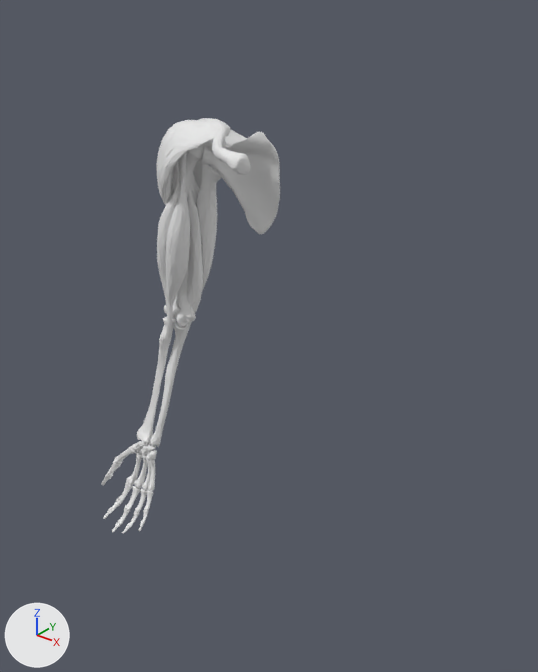
The glTF model public/anatomia/msup.glb: old version first, new version second.
Before and after are seen from a 50 mm camera at (2.11, -2.07, 1.49) aimed at (0.43, 0.03, 0.19). Lighting does not change. The marker at lower left points along +X, +Y and +Z. The older version comes first.

Objects in the first picture: 'biceps', 'clavicula', 'cubito', 'deltoides', 'escapula', 'falanges', 'humero', 'metacarpos', 'radio', 'triceps' and 4 more.
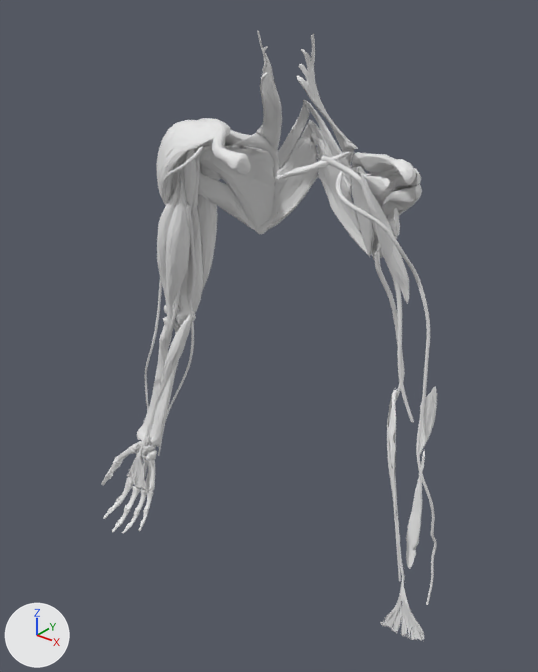
Location of each change, (x1, y1, x2, y2) in pixels of the pictures (538 x 672 px):
'romboides', added
    after: (267, 100, 369, 256)
'palmar_largo', added
    after: (127, 314, 424, 642)
'manguito_rotador', added
    after: (186, 131, 421, 254)
'elevador_escapula', added
    after: (256, 30, 358, 165)
'subescapular', added
    after: (194, 145, 390, 256)
'cefalica', added
    after: (145, 147, 436, 605)
'coracobraquial', added
    after: (184, 149, 409, 303)
'redondo_mayor', added
    after: (198, 172, 400, 260)
'basilica', added
    after: (158, 205, 405, 581)
'membrana_interosea', added
    after: (150, 353, 425, 569)
'arteria_braquial', added
    after: (169, 181, 414, 423)
'supraespinoso', added
    after: (225, 130, 416, 185)
'anconeo', added
    after: (179, 325, 437, 456)
'redondo_menor', added
    after: (376, 184, 422, 239)
'arteria_axilar', added
    after: (195, 141, 361, 188)
'subclavio', added
    after: (222, 139, 355, 179)
'infraespinoso', added
    after: (353, 168, 421, 239)
'escapula', unchanged, covered by the edit
    both: (192, 120, 280, 234)

Patch to the scene script:
```diff
--- a/public/anatomia/msup.glb.py
+++ b/public/anatomia/msup.glb.py
@@ ob_basilica @@
+ob_basilica = bpy.data.objects.new('basilica', me_basilica)  # 1504 vertices, 2999 faces; spans x -0.195..1.146, y -0.056..0.092, z -0.614..0.664
+ob_basilica.location = (0.0, 0.0, 0.0)
@@ ob_cefalica @@
+ob_cefalica = bpy.data.objects.new('cefalica', me_cefalica)  # 1533 vertices, 2998 faces; spans x -0.32..1.27, y -0.1..0.05, z -0.65..0.92
+ob_cefalica.location = (0.0, 0.0, 0.0)
@@ ob_arteria_braquial @@
+ob_arteria_braquial = bpy.data.objects.new('arteria_braquial', me_arteria_braquial)  # 1503 vertices, 2998 faces; spans x -0.144..1.094, y 0.018..0.065, z 0.047..0.769
+ob_arteria_braquial.location = (0.0, 0.0, 0.0)
@@ ob_palmar_largo @@
+ob_palmar_largo = bpy.data.objects.new('palmar_largo', me_palmar_largo)  # 2518 vertices, 2997 faces; spans x -0.35..1.3, y -0.16..0.07, z -0.77..0.14
+ob_palmar_largo.location = (0.0, 0.0, 0.0)
@@ ob_anconeo @@
+ob_anconeo = bpy.data.objects.new('anconeo', me_anconeo)  # 1282 vertices, 2556 faces; spans x -0.178..1.128, y 0.08..0.152, z -0.127..0.161
+ob_anconeo.location = (0.0, 0.0, 0.0)
@@ ob_coracobraquial @@
+ob_coracobraquial = bpy.data.objects.new('coracobraquial', me_coracobraquial)  # 456 vertices, 884 faces; spans x -0.064..1.014, y -0.031..0.081, z 0.472..0.921
+ob_coracobraquial.location = (0.0, 0.0, 0.0)
@@ ob_manguito_rotador @@
+ob_manguito_rotador = bpy.data.objects.new('manguito_rotador', me_manguito_rotador)  # 2579 vertices, 2996 faces; spans x -0.067..1.017, y -0.015..0.281, z 0.544..0.964
+ob_manguito_rotador.location = (0.0, 0.0, 0.0)
@@ ob_subescapular @@
+ob_subescapular = bpy.data.objects.new('subescapular', me_subescapular)  # 1837 vertices, 2998 faces; spans x 0.002..0.948, y -0.013..0.263, z 0.544..0.913
+ob_subescapular.location = (0.0, 0.0, 0.0)
@@ ob_infraespinoso @@
+ob_infraespinoso = bpy.data.objects.new('infraespinoso', me_infraespinoso)  # 870 vertices, 1732 faces; spans x -0.063..1.013, y 0.051..0.281, z 0.576..0.93
+ob_infraespinoso.location = (0.0, 0.0, 0.0)
@@ ob_supraespinoso @@
+ob_supraespinoso = bpy.data.objects.new('supraespinoso', me_supraespinoso)  # 890 vertices, 1754 faces; spans x -0.062..1.012, y 0.009..0.234, z 0.863..0.963
+ob_supraespinoso.location = (0.0, 0.0, 0.0)
@@ ob_redondo_menor @@
+ob_redondo_menor = bpy.data.objects.new('redondo_menor', me_redondo_menor)  # 510 vertices, 1012 faces; spans x -0.068..1.018, y 0.042..0.236, z 0.616..0.89
+ob_redondo_menor.location = (0.0, 0.0, 0.0)
@@ ob_redondo_mayor @@
+ob_redondo_mayor = bpy.data.objects.new('redondo_mayor', me_redondo_mayor)  # 1090 vertices, 2064 faces; spans x -0.015..0.965, y 0.044..0.275, z 0.528..0.8
+ob_redondo_mayor.location = (0.0, 0.0, 0.0)
@@ ob_romboides @@
+ob_romboides = bpy.data.objects.new('romboides', me_romboides)  # 2368 vertices, 2987 faces; spans x 0.22..0.73, y 0.168..0.288, z 0.524..1.091
+ob_romboides.location = (0.0, 0.0, 0.0)
@@ ob_elevador_escapula @@
+ob_elevador_escapula = bpy.data.objects.new('elevador_escapula', me_elevador_escapula)  # 2032 vertices, 2994 faces; spans x 0.244..0.706, y 0.036..0.237, z 0.869..1.322
+ob_elevador_escapula.location = (0.0, 0.0, 0.0)
@@ ob_subclavio @@
+ob_subclavio = bpy.data.objects.new('subclavio', me_subclavio)  # 1539 vertices, 2996 faces; spans x 0.178..0.773, y -0.113..0.06, z 0.875..0.964
+ob_subclavio.location = (0.0, 0.0, 0.0)
@@ ob_membrana_interosea @@
+ob_membrana_interosea = bpy.data.objects.new('membrana_interosea', me_membrana_interosea)  # 1608 vertices, 2972 faces; spans x -0.239..1.189, y -0.066..0.071, z -0.52..-0.075
+ob_membrana_interosea.location = (0.0, 0.0, 0.0)
@@ ob_arteria_axilar @@
+ob_arteria_axilar = bpy.data.objects.new('arteria_axilar', me_arteria_axilar)  # 1503 vertices, 2998 faces; spans x 0.044..0.906, y -0.032..0.043, z 0.723..0.956
+ob_arteria_axilar.location = (0.0, 0.0, 0.0)
```
